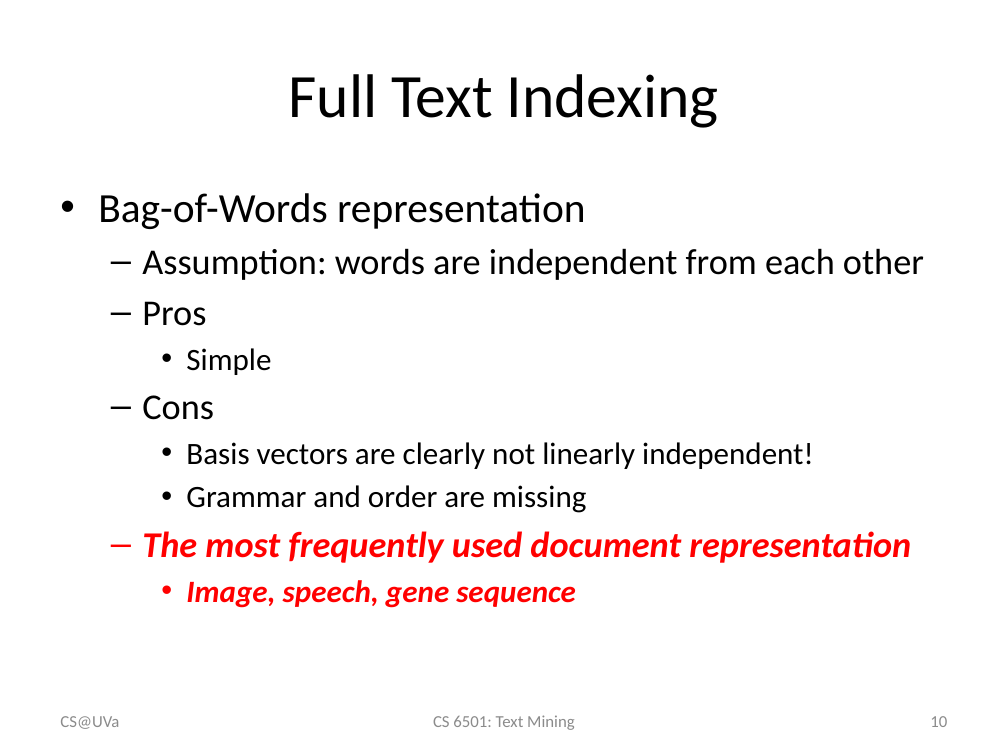
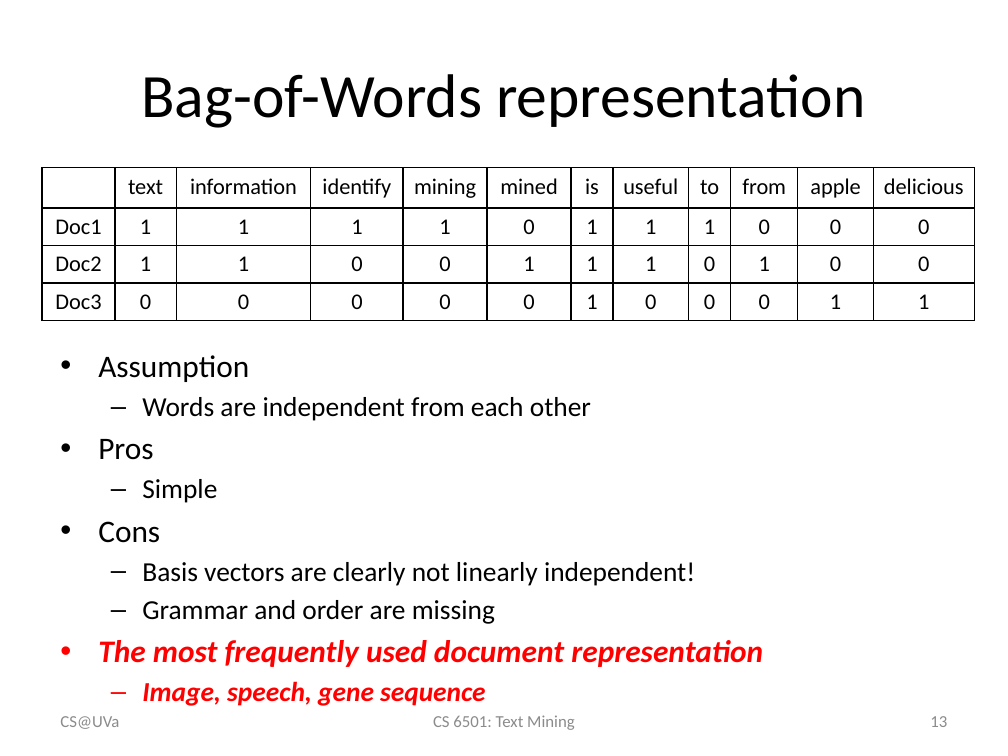
Before and after one commit to wang296/CS6501-Text-Mining, a slide deck: slide 13 of docs/VS model.pptx (slide 10 before the commit). Drawn at 1008x756 pixels with LibreOffice and Linux fonts; fonts in the diff are those of the drawing. Boxes give left, top, right and bottom in pixels: in the first picture for what was removed or moved away, otherwise in the second. Text is boxed around its words. In the diff, an @@ line names an element or a change of style, - is before the commit and + after.

Commit message:
vsm slides

```diff
--- a/docs/VS model.pptx
+++ b/docs/VS model.pptx
@@ title at bbox=[141, 74, 865, 128]: text changed @@
-Full Text Indexing
+Bag-of-Words representation
@@ table added at bbox=[42, 167, 975, 319], 4 rows, 12 columns @@
+ | text | information | identify | mining | mined | is | useful | to | from | apple | delicious
+Doc1 | 1 | 1 | 1 | 1 | 0 | 1 | 1 | 1 | 0 | 0 | 0
+Doc2 | 1 | 1 | 0 | 0 | 1 | 1 | 1 | 0 | 1 | 0 | 0
+Doc3 | 0 | 0 | 0 | 0 | 0 | 1 | 0 | 0 | 0 | 1 | 1
@@ text "Assumption": place and size @@
-text "Assumption" at bbox=[98, 193, 924, 608]
+text "Assumption" at bbox=[98, 355, 763, 706]
@@ text at bbox=[98, 355, 591, 421]: text changed; size 25.9 to 19.6 pt @@
-• Bag-of-Words representation
-  – Assumption: words are independent from each other
+• Assumption
+  – Words are independent from each other
@@ text at bbox=[98, 439, 763, 706]: size 25.9 to 22.4 pt in "Pros", "Cons", "The most frequently used document representation"; size 22.2 to 19.6 pt in "Simple", "Basis vectors are clearly not linearly independent!", "Grammar and order are missing", "Image, speech, gene sequence"; bullet – to •; list level 2 to 1 in "Pros"; bullet • to –; list level 3 to 2 in "Simple"; list level 2 to 1 in "Cons"; list level 3 to 2 in "Basis vectors are clearly not ..."; list level 3 to 2 in "Grammar and order are missing"; list level 2 to 1 in "The most frequently used document ..."; list level 3 to 2 in "Image, speech, gene sequence" @@
@@ page number at bbox=[930, 716, 947, 727]: text changed @@
-10
+13
```
Also in this commit, not shown: 30 other slides changed, 4 slides added, 2 other files.
